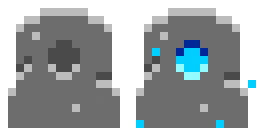
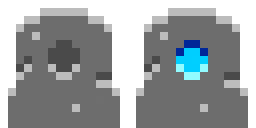
Layered file, before and after one edit (256px x 128px). Changes by layer:
painted on "Layer 2" over (x1=136, y1=48, x2=256, y2=128)
